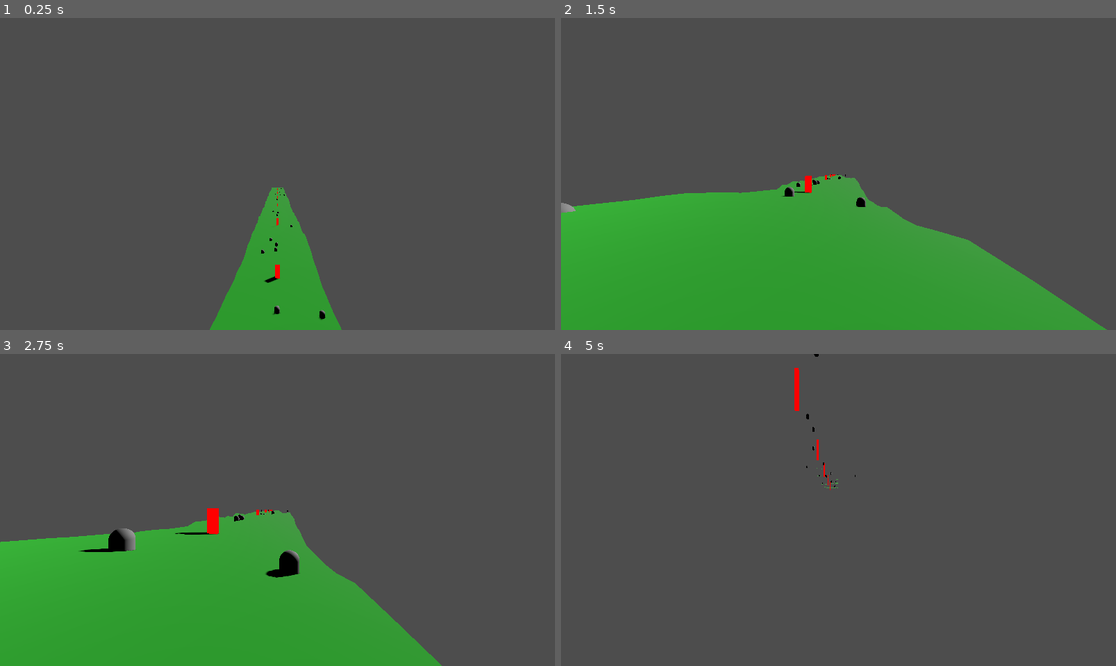
Above: before the commit, frames 1-4 (two rows, left to right).
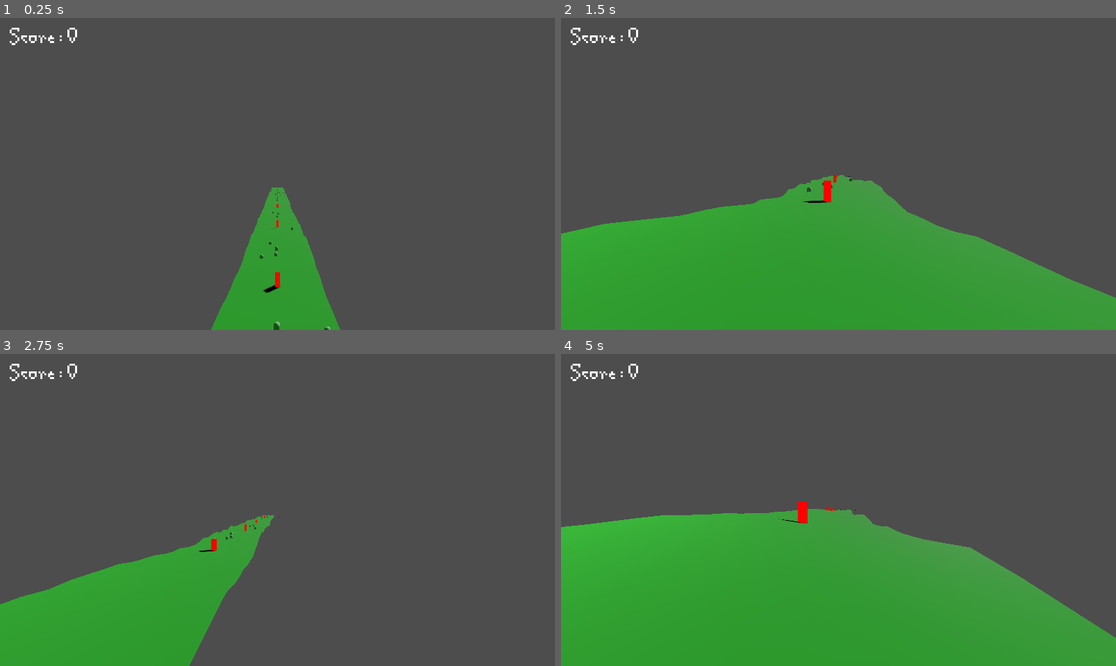
Above: after the commit, the same moments.

Repository: dorrajem/global-game-jam-2026
Game: Godot game, scene res://main.tscn
Two runs of this game, one before a commit and one after it. Both use one fixed random seed, a clock stepped at 60 frames per second and the inputs below.
Inputs (mouse positions are in pixels of both pictures, inside the frame that each line leads up to):
- Up to frame 1 (0.25 s): no input
- Up to frame 2 (1.5 s): move the mouse to (960, 158) at 0.52 s; hold D (move_right) 0.53-1.28 s; hold Space (dash) 0.53-1.28 s; move the mouse to (727, 189) at 1.27 s; hold A (move_left) from 1.28 s (still down); tap Space (dash) at 1.35 s
- Up to frame 3 (2.75 s): move the mouse to (333, 441) at 2.02 s; release A (move_left) at 2.03 s; hold D (move_right) from 2.03 s (still down); hold Space (dash) from 2.03 s (still down)
- Up to frame 4 (5 s): move the mouse to (810, 572) at 2.77 s; release Space (dash) at 2.78 s; tap Space (dash) at 2.85, 4.35 s; move the mouse to (1005, 556) at 3.52 s; release D (move_right) at 3.53 s; hold Space (dash) 3.53-4.28 s; hold A (move_left) from 3.53 s (still down); move the mouse to (672, 463) at 4.27 s

The runs differ from the first frame. In frame 1, 0.5% of the frame differs, in the area x 1-62%, y 3-100%; in frame 2, 5.4%; in frame 3, 17%; in frame 4, 41%, in the area x 0-100%, y 0-100%.

Commit message:
dashing, targeting, target indication all work

Diff:
--- a/Player/Player.tscn
+++ b/Player/Player.tscn
@@ -1,6 +1,6 @@
 [gd_scene format=3 uid="uid://yf73o37w4kv7"]
 
-[ext_resource type="Script" uid="uid://cqfn4nqfcpbmf" path="res://player/player_movement.gd" id="1_3qydi"]
+[ext_resource type="Script" uid="uid://cqfn4nqfcpbmf" path="res://player/player.gd" id="1_3qydi"]
 
 [sub_resource type="SphereMesh" id="SphereMesh_l2ndj"]
 
--- a/enemies/enemy.tscn
+++ b/enemies/enemy.tscn
@@ -4,7 +4,12 @@
 
 [sub_resource type="CapsuleShape3D" id="CapsuleShape3D_4gyqm"]
 
+[sub_resource type="StandardMaterial3D" id="StandardMaterial3D_fw1ev"]
+transparency = 1
+albedo_color = Color(1, 1, 1, 0.5019608)
+
 [sub_resource type="CapsuleMesh" id="CapsuleMesh_7k104"]
+material = SubResource("StandardMaterial3D_fw1ev")
 
 [node name="enemy" type="CharacterBody3D" unique_id=1937625786 groups=["enemy"]]
 script = ExtResource("1_7k104")
--- a/main.tscn
+++ b/main.tscn
@@ -3,15 +3,16 @@
 [ext_resource type="Script" uid="uid://e7ir03kjeff4" path="res://terrain_generation/terrain_generator.gd" id="1_ig7tw"]
 [ext_resource type="PackedScene" uid="uid://vjfllgvprsx7" path="res://enemies/enemy.tscn" id="2_0xm2m"]
 [ext_resource type="PackedScene" uid="uid://yf73o37w4kv7" path="res://player/player.tscn" id="3_h2yge"]
+[ext_resource type="PackedScene" uid="uid://4kmisqnv5jaw" path="res://ui/vision_mask_ui/ui.tscn" id="4_1bvp3"]
+[ext_resource type="PackedScene" uid="uid://dfity6h7sjcy1" path="res://player/targeting_system/targeting_system.tscn" id="4_lquwl"]
 
 [node name="Main" type="Node3D" unique_id=46566031]
 
+[node name="TargetingSystem" parent="." unique_id=327083549 node_paths=PackedStringArray("player") instance=ExtResource("4_lquwl")]
+player = NodePath("../Player")
+
 [node name="Player" parent="." unique_id=1286140647 instance=ExtResource("3_h2yge")]
 transform = Transform3D(1, 0, 0, 0, 1, 0, 0, 0, 1, 0, 25, 0)
-
-[node name="TargetingSystem (Node3D)s" type="Node" parent="." unique_id=1123812943]
-
-[node name="TargetingIndicator (Node3D)" type="Node" parent="TargetingSystem (Node3D)s" unique_id=1282464151]
 
 [node name="GameManager(Node)s" type="Node" parent="." unique_id=665914810]
 
@@ -19,26 +20,12 @@
 transform = Transform3D(0.70710677, 0.35355338, -0.6123724, 0, 0.8660254, 0.5, 0.70710677, -0.35355338, 0.6123724, 0, 0, 0)
 shadow_enabled = true
 
-[node name="UI (CanvasLayer)s" type="Node" parent="." unique_id=1960411520]
-
-[node name="TopMask (ColorRect)" type="Node" parent="UI (CanvasLayer)s" unique_id=1675589802]
-
-[node name="BottomMask (ColorRect)" type="Node" parent="UI (CanvasLayer)s" unique_id=210446765]
-
-[node name="ScoreLabel" type="Node" parent="UI (CanvasLayer)s" unique_id=842368858]
-
-[node name="GameOverPanel (Panel)" type="Node" parent="UI (CanvasLayer)s" unique_id=1805577661]
-
-[node name="VBoxContainer" type="Node" parent="UI (CanvasLayer)s/GameOverPanel (Panel)" unique_id=1826339800]
-
-[node name="GameOverLabel" type="Node" parent="UI (CanvasLayer)s/GameOverPanel (Panel)/VBoxContainer" unique_id=445491383]
-
-[node name="FinalScoreLabel" type="Node" parent="UI (CanvasLayer)s/GameOverPanel (Panel)/VBoxContainer" unique_id=1233458346]
-
-[node name="RestartButton" type="Node" parent="UI (CanvasLayer)s/GameOverPanel (Panel)/VBoxContainer" unique_id=73203851]
-
 [node name="TerrainGenerator" type="Node3D" parent="." unique_id=873277094]
 script = ExtResource("1_ig7tw")
 max_height = 5.0
 enemy_scenes = Array[PackedScene]([ExtResource("2_0xm2m")])
 metadata/_custom_type_script = "uid://e7ir03kjeff4"
+
+[node name="CanvasLayer" type="CanvasLayer" parent="." unique_id=581647201]
+
+[node name="UI" parent="CanvasLayer" unique_id=265041677 instance=ExtResource("4_1bvp3")]
--- a/Player/player_movement.gd
+++ b/player/player.gd
@@ -3,14 +3,14 @@
 
 
 # Movement settings
-@export var forward_speed: float = 10.0
-@export var max_lateral_speed: float = 8.0
-@export var acceleration: float = 15.0
+@export var forward_speed: float = 25.0
+@export var max_lateral_speed: float = 10.0
+@export var acceleration: float = 20.0
 @export var friction: float = 10.0
 @export var gravity: float = 20.0
 
 # Dash settings
-@export var dash_speed: float = 25.0
+@export var dash_speed: float = 100.0
 @export var dash_duration: float = 0.3
 @export var dash_cooldown: float = 0.5
 
@@ -20,7 +20,7 @@
 @export var vision_regen_rate: float = 5.0
 
 # State variables
-var current_vision: float = 100.0
+var current_vision: float = 50.0
 var lateral_velocity: float = 0.0
 var is_dashing: bool = false
 var dash_timer: float = 0.0
@@ -38,10 +38,11 @@
 
 func _ready():
 	# Initialize
-	current_vision = max_vision
+	current_vision = 50.0
 	vision_changed.emit(current_vision, max_vision)
 
 func _physics_process(delta: float):
+	print("Player : ", current_vision)
 	# Update timers
 	if dash_timer > 0:
 		dash_timer -= delta
--- /dev/null
+++ b/player/targeting_system/targeting_system.gd
@@ -0,0 +1,86 @@
+class_name TargetingSystem
+extends Node3D
+
+# references
+@export var player : Player
+@export var camera : Camera3D
+@export var max_target_distance : float = 30.0
+@export var target_indicator : Node3D
+
+# state
+var current_target : Node3D = null
+var all_enemies : Array[Node3D] = []
+
+signal target_changed(new_target : Node3D)
+
+func _ready() -> void:
+	if not player:
+		player = get_tree().get_first_node_in_group("player")
+	if not camera:
+		camera = get_viewport().get_camera_3d()
+	if not target_indicator:
+		target_indicator = $TargetIndicator
+
+	# setup timer to update enemy list
+	var update_timer = Timer.new()
+	add_child(update_timer)
+	update_timer.timeout.connect(_update_enemy_list)
+	update_timer.wait_time = 0.5
+	update_timer.start()
+
+func _process(delta: float) -> void:
+	if not player or not camera:
+		return
+
+	# get mouse position
+	var mouse_pos = get_viewport().get_mouse_position()
+
+	# find closest enemy to cursor
+	_find_target_at_cursor(mouse_pos)
+
+	# update target indicator
+	if target_indicator and current_target:
+		target_indicator.visible = true
+		target_indicator.global_position = current_target.global_position
+	elif target_indicator:
+		target_indicator.visible = false
+
+func _input(event: InputEvent) -> void:
+	if event.is_action_pressed("dash") and current_target:
+		if player:
+			player.try_dash(current_target)
+
+func _update_enemy_list():
+	all_enemies = []
+	var enemies = get_tree().get_nodes_in_group("enemy")
+	for enemy in enemies:
+		if is_instance_valid(enemy) and enemy is Node3D:
+			all_enemies.append(enemy)
+
+func _find_target_at_cursor(cursor_pos : Vector2):
+	var closest_enemy : Node3D = null
+	var closest_distance : float = INF
+
+	for enemy in all_enemies:
+		if not is_instance_valid(enemy):
+			continue
+
+		# check if enemy is in range
+		var distance = player.global_position.distance_to(enemy.global_position)
+		if distance > max_target_distance:
+			continue
+
+		# project enemy position to screen
+		var screen_pos = camera.unproject_position(enemy.global_position)
+
+		# calculate distance from cursor
+		var cursor_distance = cursor_pos.distance_to(screen_pos)
+
+		if cursor_distance < closest_distance:
+			closest_distance = cursor_distance
+			closest_enemy = enemy
+
+	# only update if changed
+	if closest_enemy != current_target:
+		current_target = closest_enemy
+		target_changed.emit(current_target)
--- /dev/null
+++ b/player/targeting_system/targeting_system.tscn
@@ -0,0 +1,19 @@
+[gd_scene format=3 uid="uid://dfity6h7sjcy1"]
+
+[ext_resource type="Script" uid="uid://b4vdevstcif62" path="res://player/targeting_system/targeting_system.gd" id="1_68ima"]
+
+[sub_resource type="StandardMaterial3D" id="StandardMaterial3D_ape5r"]
+emission_enabled = true
+emission = Color(0.8, 0, 0.1882353, 1)
+emission_energy_multiplier = 16.0
+rim = 0.1
+
+[sub_resource type="SphereMesh" id="SphereMesh_dtqx1"]
+material = SubResource("StandardMaterial3D_ape5r")
+
+[node name="TargetingSystem" type="Node3D" unique_id=327083549]
+script = ExtResource("1_68ima")
+metadata/_custom_type_script = "uid://b4vdevstcif62"
+
+[node name="TargetIndicator" type="MeshInstance3D" parent="." unique_id=1686725777]
+mesh = SubResource("SphereMesh_dtqx1")
--- a/terrain_generation/terrain_generator.gd
+++ b/terrain_generation/terrain_generator.gd
@@ -34,7 +34,7 @@
 var active_chunks : Array[TerrainChunk] = []
 var chunk_pool : Array[TerrainChunk] = []
 var current_chunk_index : int = 0
-var player : Node3D = null
+var player : CharacterBody3D = null
 var noise : FastNoiseLite
 var rng : RandomNumberGenerator = RandomNumberGenerator.new()
 
--- /dev/null
+++ b/ui/fonts/game_over_label_settings.tres
@@ -0,0 +1,8 @@
+[gd_resource type="LabelSettings" format=3 uid="uid://h1uve2q6y80"]
+
+[ext_resource type="FontFile" uid="uid://bqip545bmnyl1" path="res://ui/fonts/CreeperPixelRegular-DMYx.ttf" id="1_icmsr"]
+
+[resource]
+font = ExtResource("1_icmsr")
+font_size = 128
+font_color = Color(0.8, 0, 0.18666649, 1)
--- /dev/null
+++ b/ui/fonts/score_label_settings.tres
@@ -0,0 +1,7 @@
+[gd_resource type="LabelSettings" format=3 uid="uid://cj1w0na2joqw7"]
+
+[ext_resource type="FontFile" uid="uid://bqip545bmnyl1" path="res://ui/fonts/CreeperPixelRegular-DMYx.ttf" id="1_b8som"]
+
+[resource]
+font = ExtResource("1_b8som")
+font_size = 64
--- /dev/null
+++ b/ui/vision_mask_ui/ui.tscn
@@ -0,0 +1,97 @@
+[gd_scene format=3 uid="uid://4kmisqnv5jaw"]
+
+[ext_resource type="Script" uid="uid://c22pq5ka6pdok" path="res://ui/vision_mask_ui/vision_mask_ui.gd" id="1_mafg4"]
+[ext_resource type="LabelSettings" uid="uid://cj1w0na2joqw7" path="res://ui/fonts/score_label_settings.tres" id="2_l2pe0"]
+[ext_resource type="LabelSettings" uid="uid://h1uve2q6y80" path="res://ui/fonts/game_over_label_settings.tres" id="3_6ke2l"]
+[ext_resource type="FontFile" uid="uid://bqip545bmnyl1" path="res://ui/fonts/CreeperPixelRegular-DMYx.ttf" id="4_qailb"]
+
+[node name="UI" type="Control" unique_id=843492477]
+layout_mode = 3
+anchors_preset = 15
+anchor_right = 1.0
+anchor_bottom = 1.0
+grow_horizontal = 2
+grow_vertical = 2
+script = ExtResource("1_mafg4")
+
+[node name="TopMask" type="ColorRect" parent="." unique_id=701927039]
+layout_mode = 1
+anchors_preset = 10
+anchor_right = 1.0
+grow_horizontal = 2
+color = Color(0, 0, 0, 1)
+
+[node name="BottomMask" type="ColorRect" parent="." unique_id=2013168182]
+layout_mode = 1
+anchors_preset = 12
+anchor_top = 1.0
+anchor_right = 1.0
+anchor_bottom = 1.0
+grow_horizontal = 2
+grow_vertical = 0
+rotation = 3.1415927
+pivot_offset_ratio = Vector2(0.5, 0)
+color = Color(0, 0, 0, 1)
+
+[node name="ScoreLabel" type="Label" parent="." unique_id=457374581]
+layout_mode = 0
+offset_left = 20.0
+offset_top = 20.0
+offset_right = 164.0
+offset_bottom = 64.0
+text = "Score : 0"
+label_settings = ExtResource("2_l2pe0")
+vertical_alignment = 1
+
+[node name="GameOverPanel" type="Panel" parent="." unique_id=982191135]
+visible = false
+layout_mode = 1
+anchors_preset = 8
+anchor_left = 0.5
+anchor_top = 0.5
+anchor_right = 0.5
+anchor_bottom = 0.5
+offset_left = -375.0
+offset_top = -250.0
+offset_right = 375.0
+offset_bottom = 250.0
+grow_horizontal = 2
+grow_vertical = 2
+
+[node name="VBoxContainer" type="VBoxContainer" parent="GameOverPanel" unique_id=2103736763]
+layout_mode = 1
+anchors_preset = 8
+anchor_left = 0.5
+anchor_top = 0.5
+anchor_right = 0.5
+anchor_bottom = 0.5
+offset_left = -375.0
+offset_top = -120.0
+offset_right = 375.0
+offset_bottom = 120.0
+grow_horizontal = 2
+grow_vertical = 2
+alignment = 1
+
+[node name="GameOverLabel" type="Label" parent="GameOverPanel/VBoxContainer" unique_id=586840662]
+layout_mode = 2
+text = "GAME OVER"
+label_settings = ExtResource("3_6ke2l")
+horizontal_alignment = 1
+vertical_alignment = 1
+
+[node name="FinalScoreLabel" type="Label" parent="GameOverPanel/VBoxContainer" unique_id=1247399947]
+layout_mode = 2
+text = "Final Score : 0"
+label_settings = ExtResource("2_l2pe0")
+horizontal_alignment = 1
+vertical_alignment = 1
+
+[node name="Button" type="Button" parent="GameOverPanel/VBoxContainer" unique_id=991220396]
+custom_minimum_size = Vector2(250, 75)
+layout_mode = 2
+size_flags_horizontal = 4
+size_flags_vertical = 6
+theme_override_fonts/font = ExtResource("4_qailb")
+theme_override_font_sizes/font_size = 72
+text = "Restart"
--- /dev/null
+++ b/ui/vision_mask_ui/vision_mask_ui.gd
@@ -0,0 +1,54 @@
+class_name VisionMaskUI
+extends Control
+
+# references
+@onready var top_mask: ColorRect = $TopMask
+@onready var bottom_mask: ColorRect = $BottomMask
+
+# settings
+@export var min_mask_height : float = 0.0 # full vision
+@export var max_mask_height_percent : float = 0.48 # zero vision (almost)
+@export var animation_speed : float = 5.0
+
+# state
+var current_vision : float = 50.0
+var max_vision : float = 100.0
+var target_mask_height : float = 0.0
+
+func _ready() -> void:
+	# find player and conncet signals
+	await get_tree().process_frame
+	var player : CharacterBody3D = get_tree().get_first_node_in_group("player")
+	if player:
+		player.visibility_changed.connect(_on_vision_changed)
+
+	# initialize mask
+	_update_mask_positions(0.0)
+
+func _process(delta: float) -> void:
+	print("UI : ", current_vision)
+	# smoothly animate mask height
+	if top_mask and bottom_mask:
+		var current_height : float = top_mask.size.y
+		var new_height : float = lerp(current_height, target_mask_height, animation_speed * delta)
+		_update_mask_positions(new_height)
+
+func _on_vision_changed(new_vision : float, new_max_vision : float):
+	current_vision = new_vision
+	max_vision = new_max_vision
+
+	# calculate mask height based on vision percentage
+	var vision_percent : float = current_vision / max_vision
+	var screen_height : float = get_viewport_rect().size.y
+
+	# inverted: less vision = more mask
+	target_mask_height = (1.0 - vision_percent) * (screen_height * max_mask_height_percent)
+
+func _update_mask_positions(height : float):
+	if top_mask:
+		top_mask.size.y = height
+		top_mask.position.y = 0
+	if bottom_mask:
+		bottom_mask.size.y = height
+		var screen_height : float = get_viewport_rect().size.y
+		bottom_mask.position.y = screen_height - height
Renamed: Player/player_movement.gd.uid -> player/player.gd.uid
Not shown, added: player/targeting_system/targeting_system.gd.uid
Binary file added: ui/fonts/CreeperPixelRegular-DMYx.ttf
Not shown, added: ui/fonts/CreeperPixelRegular-DMYx.ttf.import
Not shown, added: ui/vision_mask_ui/vision_mask_ui.gd.uid
